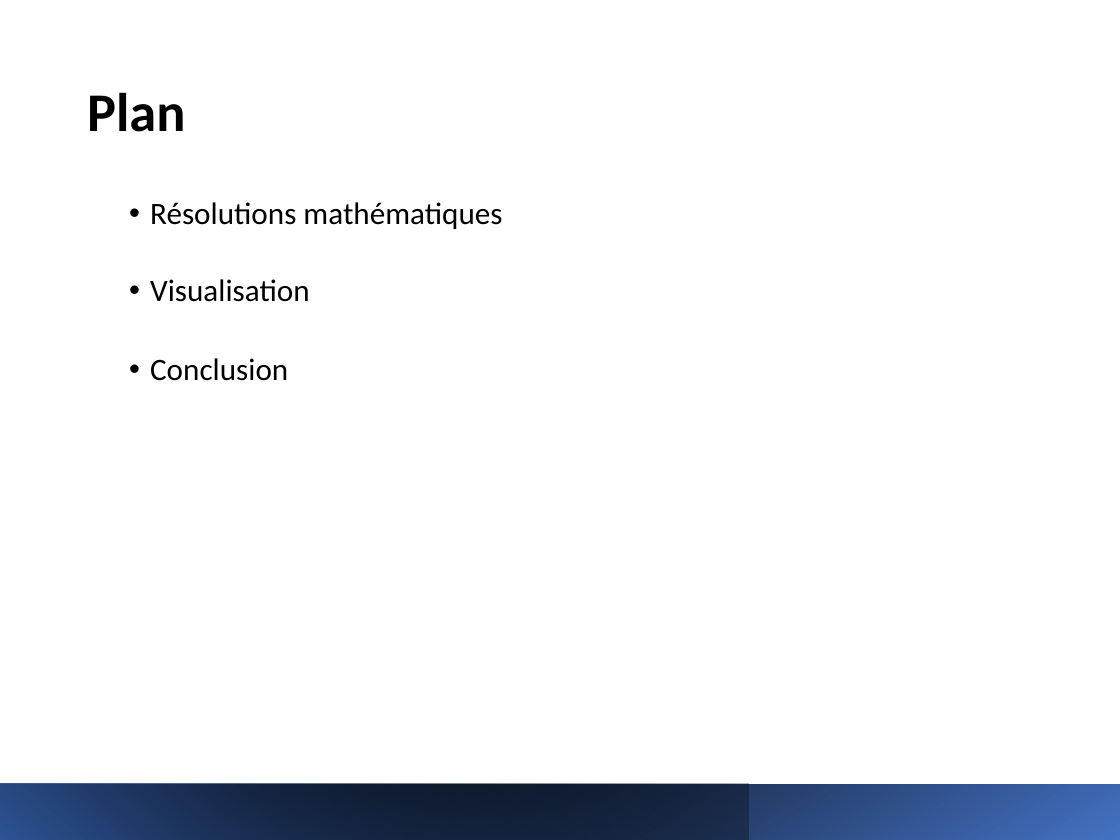
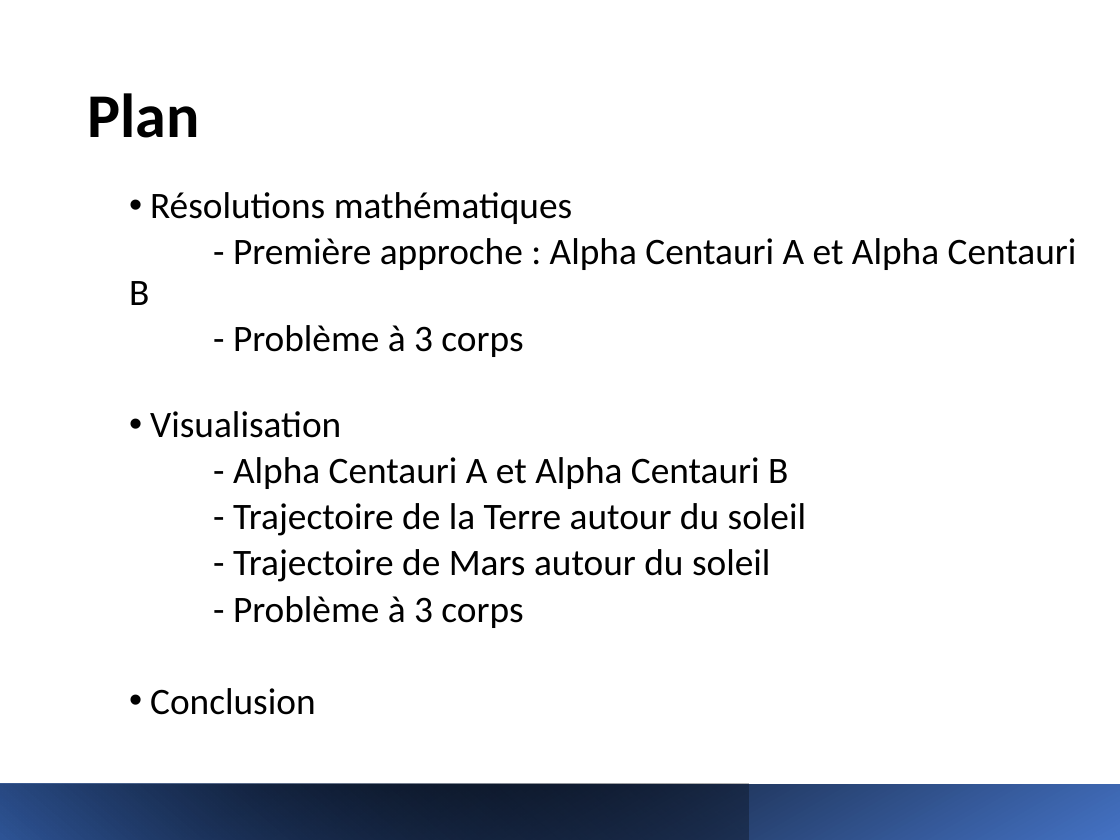
Before and after one commit to LauraElKaim/Project_Three_Body_Problem, a slide deck: slide 4 of beamer/Three_body_problem_powerpoint.pptx. Drawn at 1120x840 pixels with LibreOffice and Linux fonts; fonts in the diff are those of the drawing; background and template pictures are left out. Boxes give left, top, right and bottom in pixels: in the first picture for what was removed or moved away, otherwise in the second. Text is boxed around its words. In the diff, an @@ line names an element or a change of style, - is before the commit and + after.

```diff
--- a/beamer/Three_body_problem_powerpoint.pptx
+++ b/beamer/Three_body_problem_powerpoint.pptx
@@ title "Plan" at (87, 93, 199, 138): size 35 to 40 pt @@
@@ text "Résolutions mathématiques": place and size @@
-text "Résolutions mathématiques" at (150, 202, 502, 381)
+text "Résolutions mathématiques" at (129, 192, 1077, 715)
@@ text at (150, 192, 572, 715): size 20 to 24 pt in "Résolutions mathématiques", "Visualisation", "Conclusion" @@
@@ text at (129, 238, 1077, 357): paragraphs added @@
+  - Première approche : Alpha Centauri A et Alpha Centauri B
+  - Problème à 3 corps
@@ text at (233, 457, 807, 628): paragraphs added @@
+  - Alpha Centauri A et Alpha Centauri B
+  - Trajectoire de la Terre autour du soleil
+  - Trajectoire de Mars autour du soleil
+  - Problème à 3 corps
```
Also in this commit, not shown: 11 other slides changed, 2 slides added, 5 other files.
